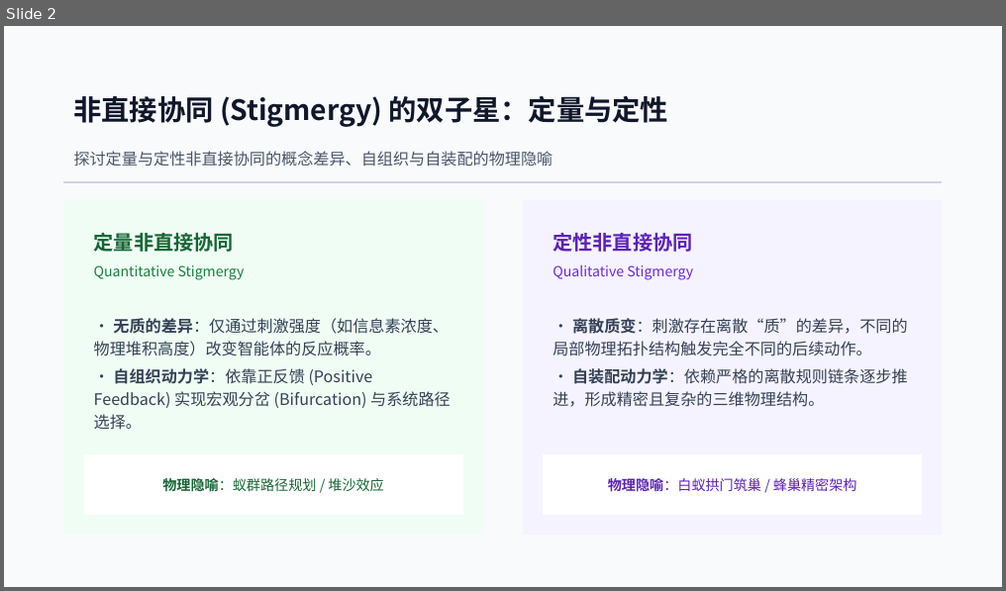
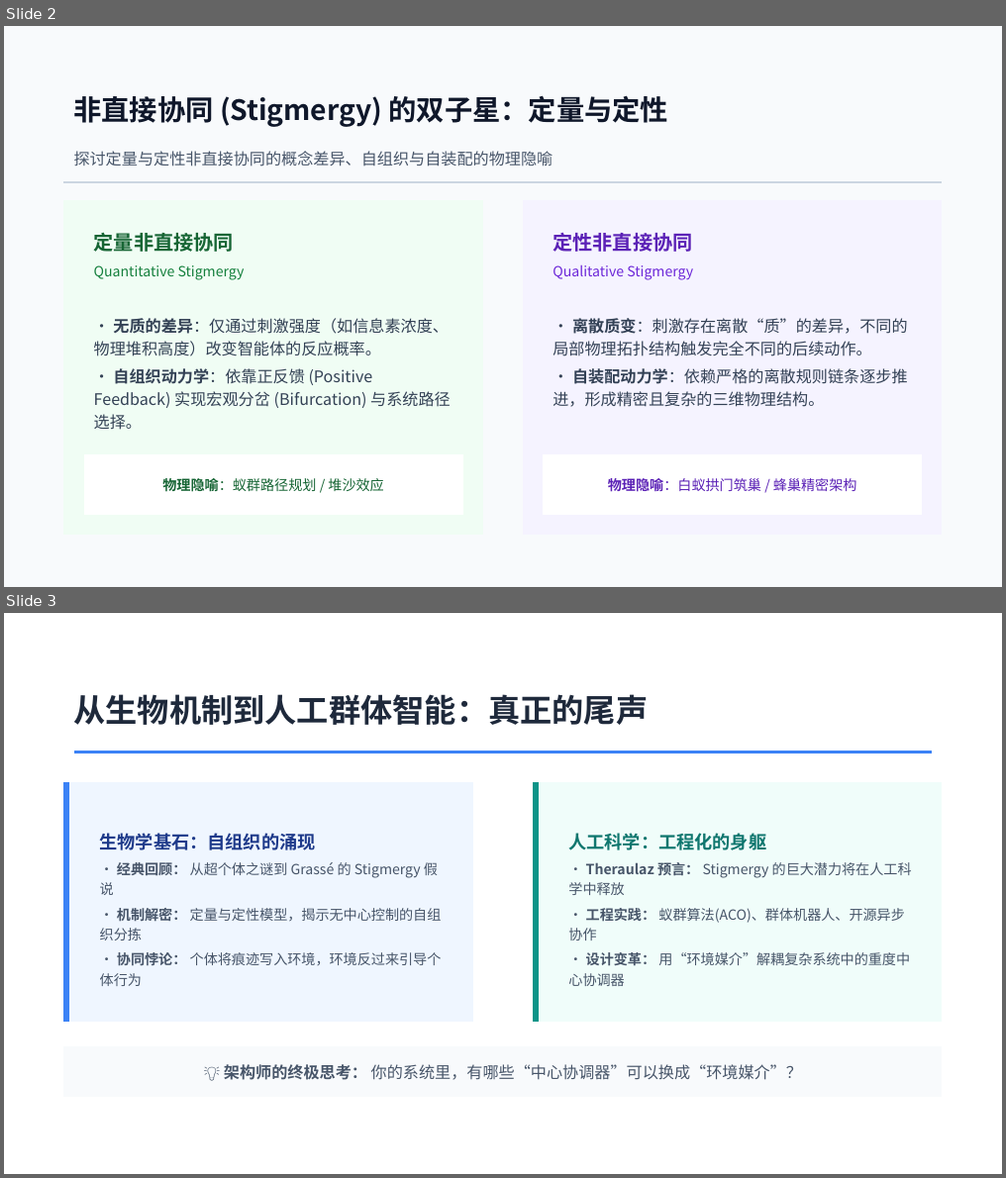
Before and after one commit to spikezz/way_to_overload, a slide deck: course/涌现与非直接协同的奥秘/涌现与非直接协同的奥秘.pptx. Shown one above the other, each under a label of ours: slide 2 before the commit, slides 2 and 3 after it. The pictures are 1006x591 and 1006x1178 pixels, drawn with LibreOffice and Linux fonts; fonts in the diff are those of the drawing. Boxes give left, top, right and bottom in pixels: in the first picture for what was removed or moved away, otherwise in the second. Text is boxed around its words. In the diff, an @@ line names an element or a change of style, - is before the commit and + after.

```diff
--- a/course/涌现与非直接协同的奥秘/涌现与非直接协同的奥秘.pptx
+++ b/course/涌现与非直接协同的奥秘/涌现与非直接协同的奥秘.pptx
@@ slide 3 added at (x1=4, y1=613, x2=1002, y2=1174), background #FFFFFF @@
@@ text added at (x1=74, y1=694, x2=648, y2=725), 23 pt, text #1E293B, bold @@
+从生物机制到人工群体智能：真正的尾声
@@ freeform shape added at (x1=74, y1=751, x2=932, y2=754), fill #3B82F6 @@
@@ freeform shape added at (x1=63, y1=782, x2=70, y2=1022), fill #3B82F6 @@
@@ freeform shape added at (x1=70, y1=782, x2=473, y2=1022), fill #EFF6FF @@
@@ freeform shape added at (x1=533, y1=782, x2=539, y2=1022), fill #0D9488 @@
@@ freeform shape added at (x1=539, y1=782, x2=943, y2=1022), fill #F0FDFA @@
@@ text added at (x1=100, y1=833, x2=442, y2=986), 10.1 pt, text #475569 @@
+生物学基石：自组织的涌现
+• 经典回顾： 从超个体之谜到 Grassé 的 Stigmergy 假说
+• 机制解密： 定量与定性模型，揭示无中心控制的自组织分拣
+• 协同悖论： 个体将痕迹写入环境，环境反过来引导个体行为
@@ text added at (x1=568, y1=833, x2=912, y2=986), 10.1 pt, text #475569 @@
+人工科学：工程化的身躯
+• Theraulaz 预言： Stigmergy 的巨大潜力将在人工科学中释放
+• 工程实践： 蚁群算法(ACO)、群体机器人、开源异步协作
+• 设计变革： 用“环境媒介”解耦复杂系统中的重度中心协调器
@@ freeform shape added at (x1=63, y1=1047, x2=943, y2=1097), fill #F8FAFC @@
@@ text added at (x1=224, y1=1064, x2=802, y2=1080), 11.5 pt, text #475569 @@
+💡 架构师的终极思考： 你的系统里，有哪些“中心协调器”可以换成“环境媒介”？
```
Also in this commit, not shown: 1 slide removed, 45 other files.
